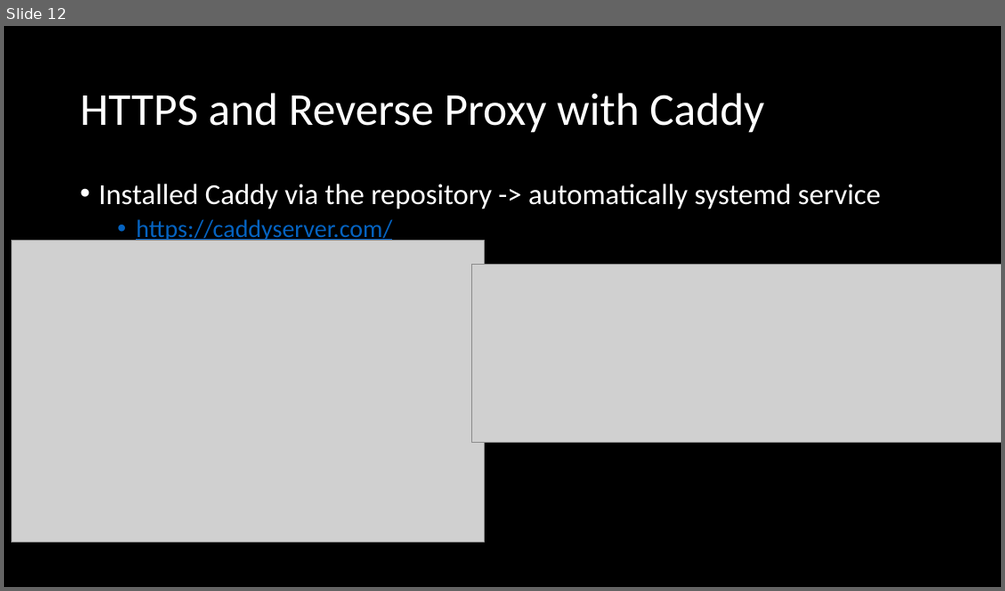
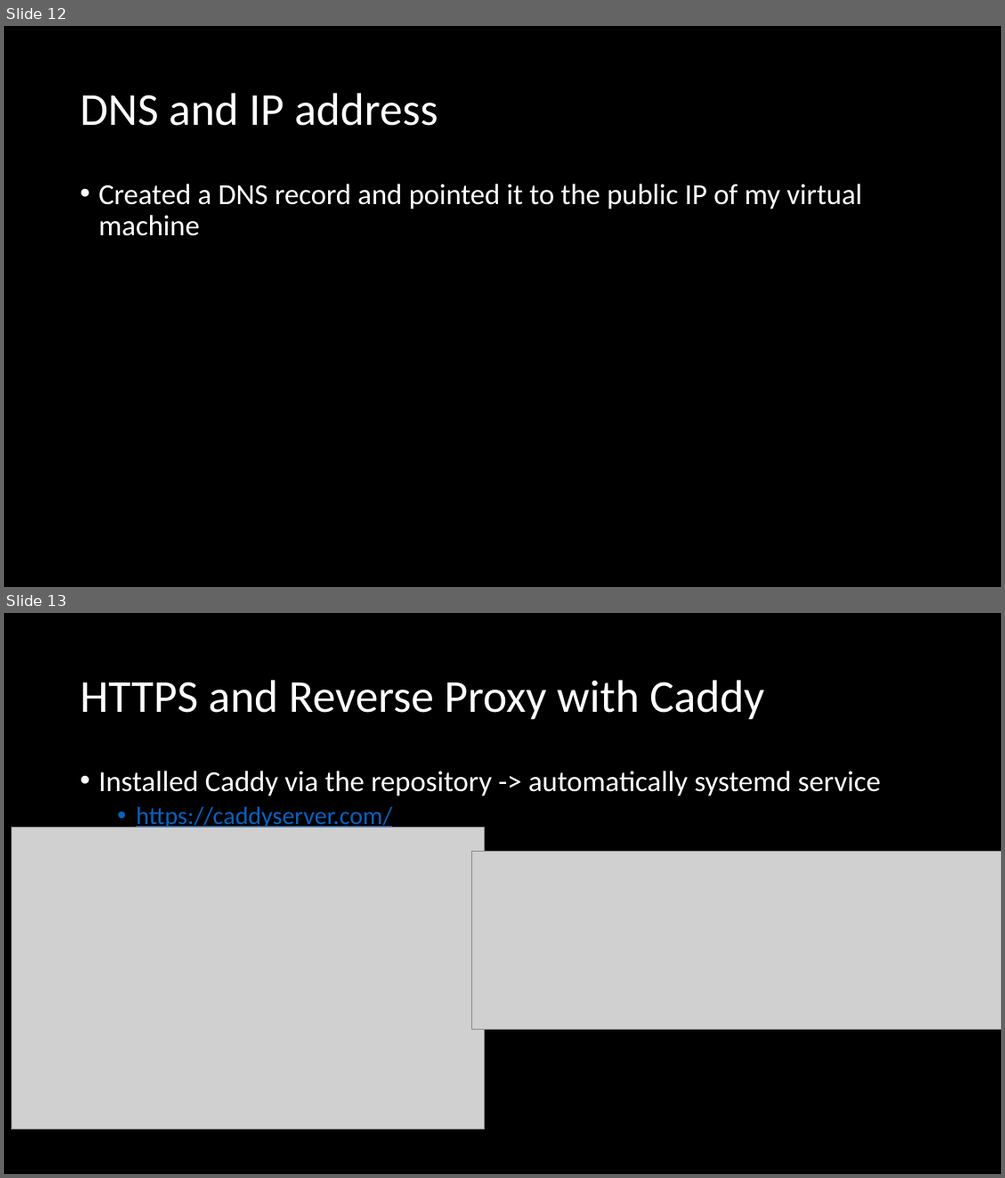
Before and after one commit to amitsaha/website2bin, a slide deck: presentation/gophercon-2021-lightning.pptx. Shown one above the other, each under a label of ours: slide 12 before the commit, slides 12 and 13 after it. The pictures are 1005x591 and 1005x1178 pixels, drawn with LibreOffice and Linux fonts; fonts in the diff are those of the drawing; grey boxes stand for pictures. Boxes give left, top, right and bottom in pixels: in the first picture for what was removed or moved away, otherwise in the second. Text is boxed around its words. In the diff, an @@ line names an element or a change of style, - is before the commit and + after.

```diff
--- a/presentation/gophercon-2021-lightning.pptx
+++ b/presentation/gophercon-2021-lightning.pptx
@@ slide 12 added at (x1=4, y1=26, x2=1001, y2=587), background #000000 @@
@@ title added at (x1=80, y1=93, x2=437, y2=126), 44 pt, text #FFFFFF @@
+DNS and IP address
@@ text added at (x1=98, y1=184, x2=862, y2=236), 28 pt, text #FFFFFF @@
+• Created a DNS record and pointed it to the public IP of my virtual machine
@@ what was slide 12 is now slide 13 @@
```
Also in this commit, not shown: 7 slides changed, 1 other slide added, 1 slide removed, 3 other files.
